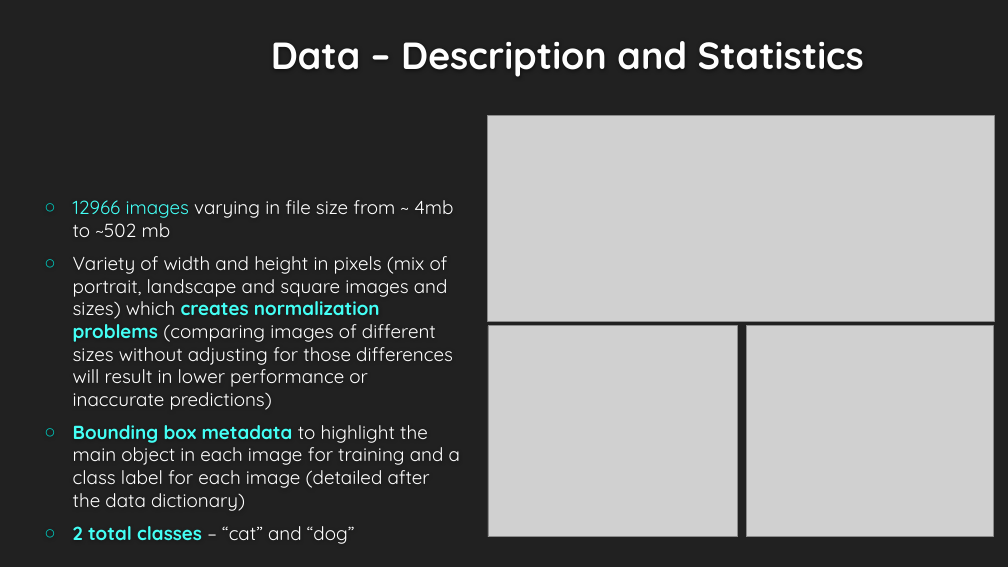
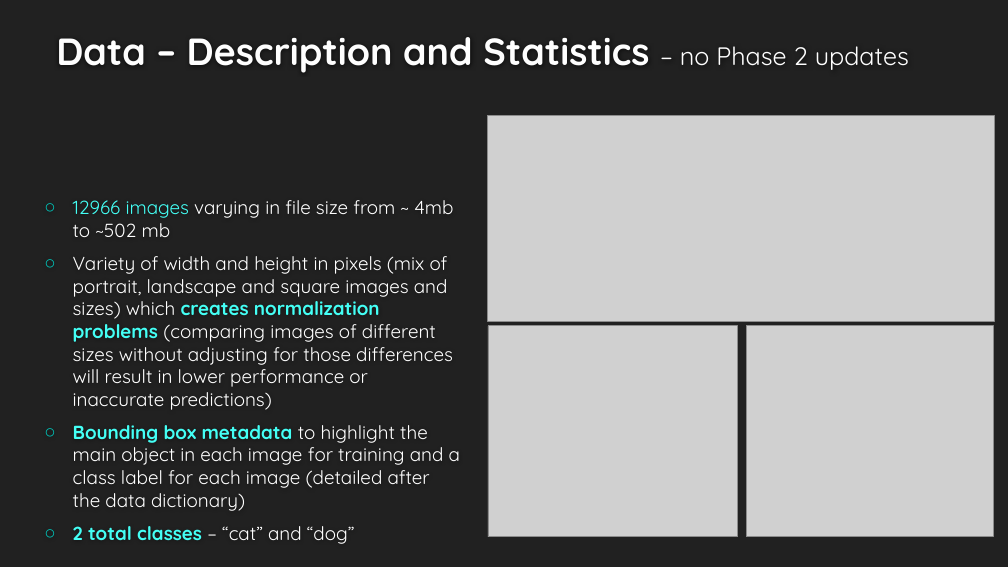
Before and after one commit to LaurenMadar/AML-finalgroup2, a slide deck: slide 4 of other/Group2_Phase2.pptx. Drawn at 1008x567 pixels with LibreOffice and Linux fonts; fonts in the diff are those of the drawing; grey boxes stand for pictures; background and template pictures are left out. Boxes give left, top, right and bottom in pixels: in the first picture for what was removed or moved away, otherwise in the second. Text is boxed around its words. In the diff, an @@ line names an element or a change of style, - is before the commit and + after.

Commit message:
Updated Phase 2 powerpoint and added new dataflow.

```diff
--- a/other/Group2_Phase2.pptx
+++ b/other/Group2_Phase2.pptx
@@ title at (56,37,909,73): text changed @@
-Data – Description and Statistics
+Data – Description and Statistics – no Phase 2 updates
```
Also in this commit, not shown: 4 other slides changed, 1 slide added, 7 slides removed, 2 other files.
